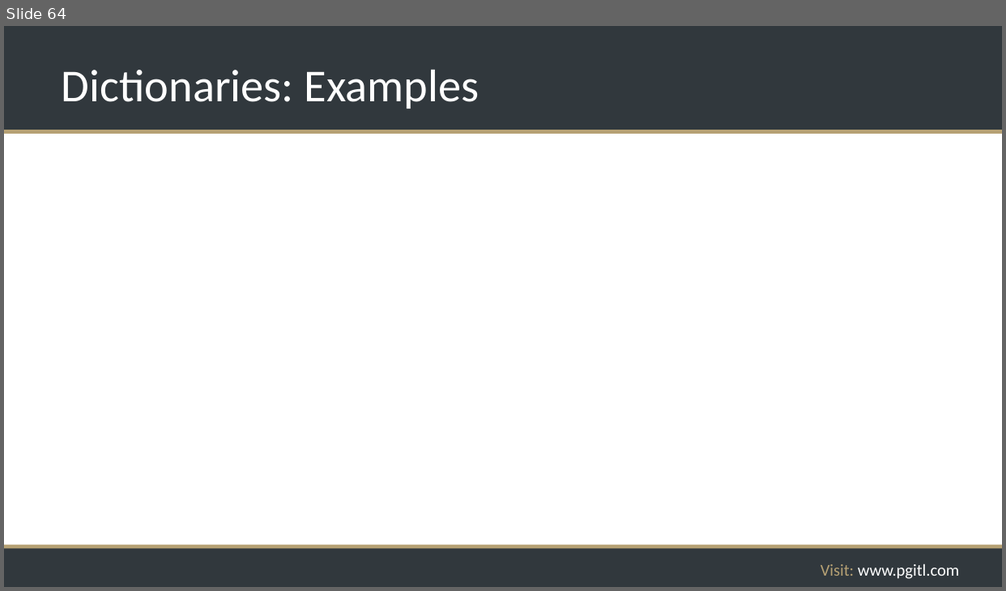
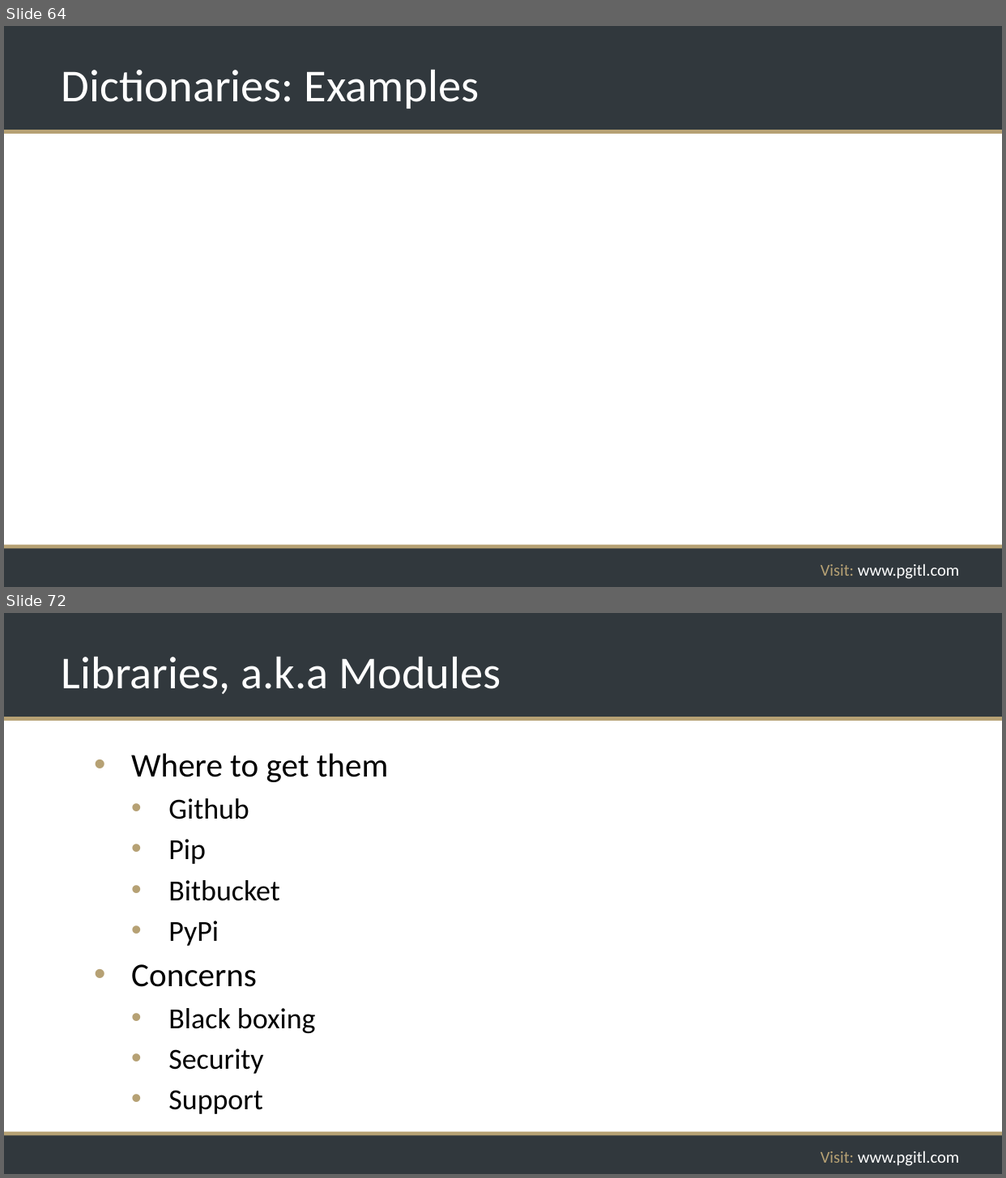
Before and after one commit to rikkouri/project-a, a slide deck: Programming Foundations.pptx. Shown one above the other, each under a label of ours: slide 64 before the commit, slides 64 and 72 after it; the slides between them are not shown. The pictures are 1006x591 and 1006x1178 pixels, drawn with LibreOffice and Linux fonts; fonts in the diff are those of the drawing; background and template pictures are left out. Boxes give left, top, right and bottom in pixels: in the first picture for what was removed or moved away, otherwise in the second. Text is boxed around its words. In the diff, an @@ line names an element or a change of style, - is before the commit and + after.

```diff
--- a/Programming Foundations.pptx
+++ b/Programming Foundations.pptx
@@ slide 72 added at box(4, 613, 1002, 1174), background #FFFFFF; not listed: 5 template elements that a slide beside it also shows @@
@@ title added at box(62, 656, 501, 694), 44 pt, text #FFFFFF @@
+Libraries, a.k.a Modules
@@ text added at box(131, 753, 389, 1114), 28 pt, text #000000 @@
+• Where to get them
+  • Github
+  • Pip
+  • Bitbucket
+  • PyPi
+• Concerns
+  • Black boxing
+  • Security
+  • Support
```
Also in this commit, not shown: 7 other slides added, 1 slide removed.
